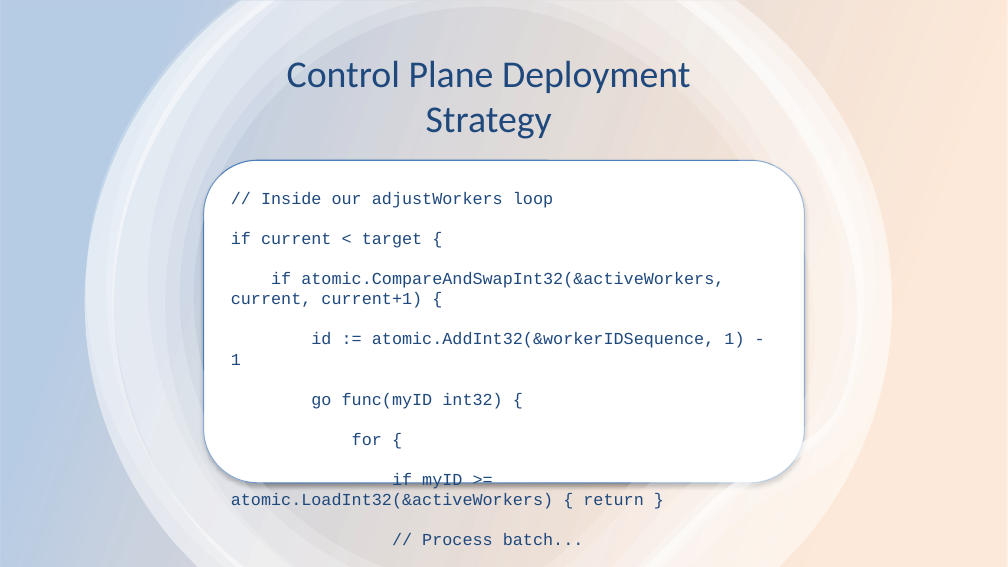
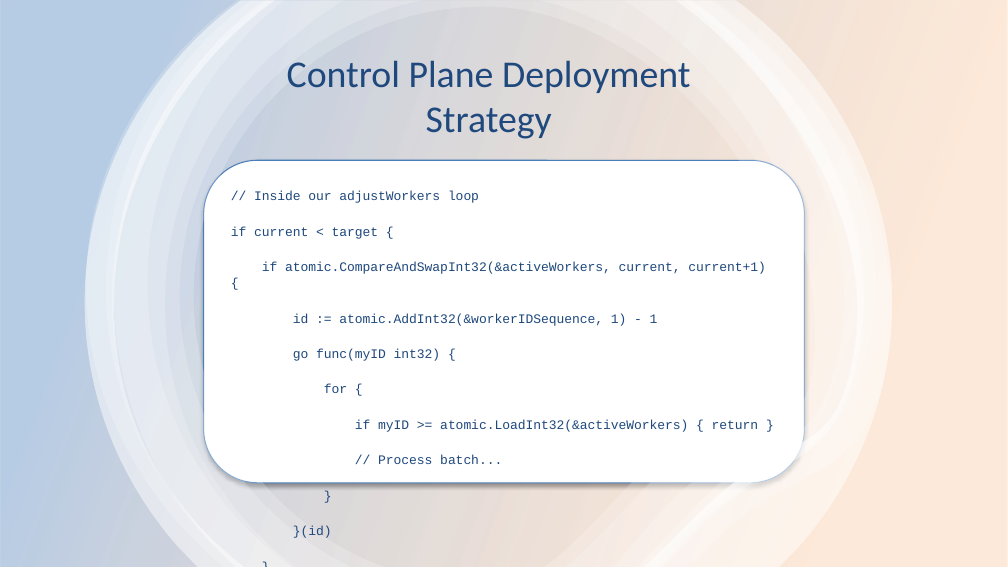
Before and after one commit to caseylmanus/workerpool, a slide deck: slide 11 of presentation.pptx. Drawn at 1008x567 pixels with LibreOffice and Linux fonts; fonts in the diff are those of the drawing. Boxes give left, top, right and bottom in pixels: in the first picture for what was removed or moved away, otherwise in the second. Text is boxed around its words. In the diff, an @@ line names an element or a change of style, - is before the commit and + after.

```diff
--- a/presentation.pptx
+++ b/presentation.pptx
@@ text "// Inside our adjustWorkers loop ..." at <box>231,191,766,538</box>: size 12 to 9.3 pt; line spacing 0.9 to 0.7 @@
```
Also in this commit, not shown: 4 other slides changed, 1 slide added, 1 slide removed.
